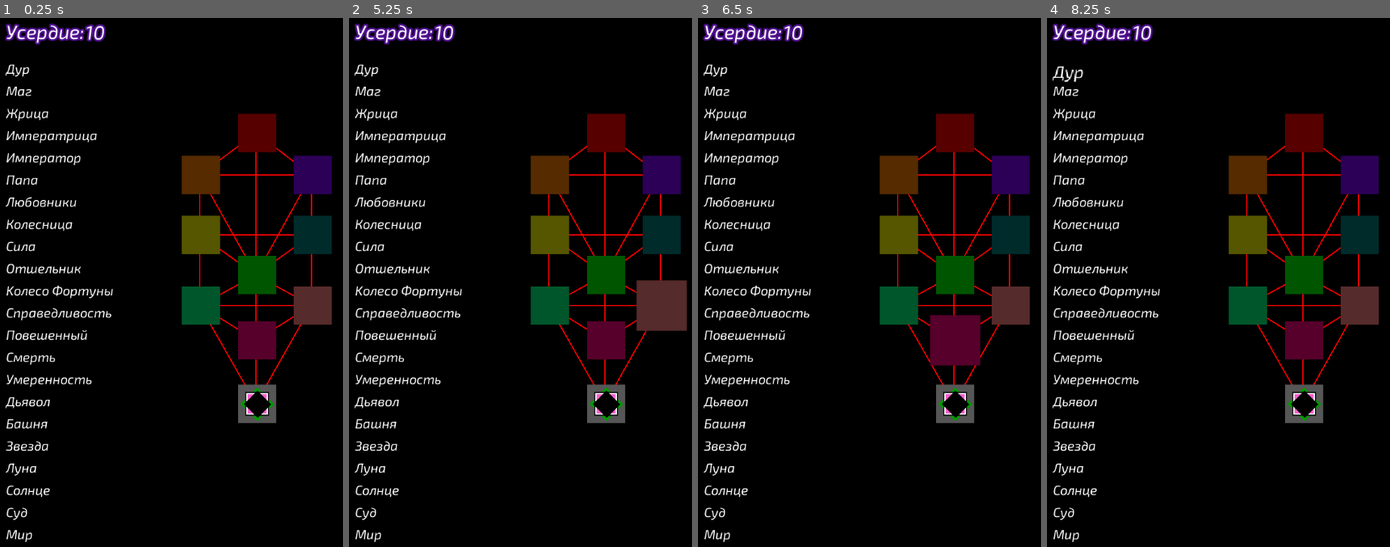
Above: before the commit, frames 1-4 (left to right).
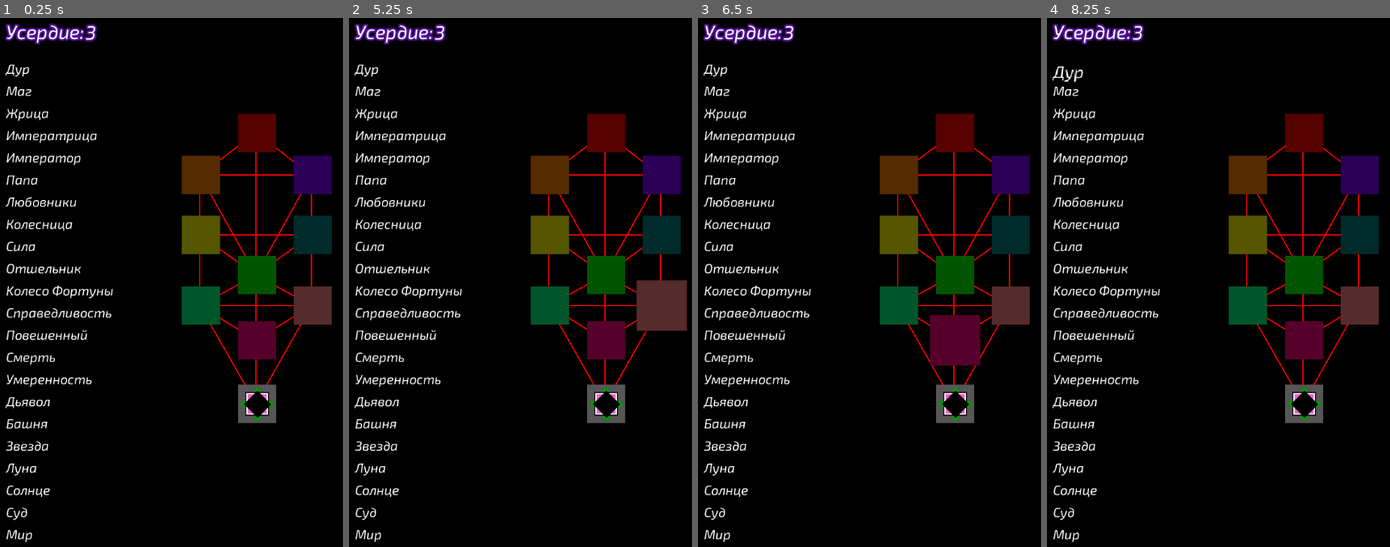
Above: after the commit, the same moments.

Repository: iliys/Sefitaro
Game: Godot game, scene res://Scenes/Main.tscn
Same seed, same stepped clock (60 frames per second), same inputs: the game is played once before the commit and once after it.
Inputs (mouse positions are in pixels of both pictures, inside the frame that each line leads up to):
- Up to frame 1 (0.25 s): no input
- Up to frame 2 (5.25 s): tap Enter at 0.5, 2, 3.5 s; move the mouse to (606, 134) at 0.52 s; click (606, 134) at 0.67 s; tap Space at 1.25, 2.75, 4.25 s; move the mouse to (661, 176) at 1.27 s; click (661, 176) at 1.42 s; move the mouse to (551, 176) at 2.02 s; click (551, 176) at 2.17 s; move the mouse to (661, 234) at 2.77 s; click (661, 234) at 2.92 s; move the mouse to (551, 234) at 3.52 s; click (551, 234) at 3.67 s; move the mouse to (606, 277) at 4.27 s; click (606, 277) at 4.42 s; move the mouse to (661, 303) at 5.02 s; click (661, 303) at 5.17 s
- Up to frame 3 (6.5 s): move the mouse to (955, 340) at 5.77 s; click (955, 340) at 5.92 s
- Up to frame 4 (8.25 s): move the mouse to (1249, 303) at 6.52 s; click (1249, 303) at 6.67 s; move the mouse to (1304, 404) at 7.27 s; click (1304, 404) at 7.42 s; move the mouse to (1112, 70) at 8.02 s; click (1112, 70) at 8.17 s

The runs differ from the first frame. In frame 1, 0.2% of the frame differs, in the area x 24-31%, y 1-5%; in frame 2, 0.2%; in frame 3, 0.2%; in frame 4, 0.2%.

Commit message:
17 cards somehow working

Diff:
--- a/Scenes/Main.tscn
+++ b/Scenes/Main.tscn
@@ -283,7 +283,7 @@
 margin_right = 150.0
 margin_bottom = 40.0
 custom_fonts/font = SubResource( 3 )
-text = "10"
+text = "3"
 
 [connection signal="mouse_entered" from="Sefirot/Daath" to="Sefirot/Daath" method="_on_Daath_mouse_entered"]
 [connection signal="mouse_exited" from="Sefirot/Daath" to="Sefirot/Daath" method="_on_Daath_mouse_exited"]
--- a/Scripts/Card.gd
+++ b/Scripts/Card.gd
@@ -3,6 +3,8 @@
 signal effect_Continue
 
 onready var Cards = get_parent()
+
+onready var Player = Player
 
 var _status: String
 var _previous_Status: String
@@ -13,7 +15,7 @@
 
 
 func _ready(): #подключает сигнал для обновления состояния карт
-	connect("effect_Continue", Cards, "effect_Continue")
+	connect("effect_Continue", Cards, "_effect_Continue")
 	set_Status("white")
 
 func _on_Card_mouse_entered(): #подсвечивает карту
@@ -77,7 +79,7 @@
 func collect(): #собирает карту
 	set_Status("green")
 	print(name + " collected")
-	if Cards.counter != 0:
+	if Cards.counter > 0:
 		emit_signal("effect_Continue")
 
 func collect_Selection(): #подсвечивает карту для получения
@@ -91,7 +93,7 @@
 	set_Status("white")
 	Cards.card_Temp = name
 	print(name + " discarded")
-	if Cards.counter != 0:
+	if Cards.counter > 0:
 		emit_signal("effect_Continue")
 
 func discard_Selection(): #подсвечивает карту для сброса
--- a/Scripts/Cards.gd
+++ b/Scripts/Cards.gd
@@ -33,45 +33,60 @@
 	cards[card_name].discard()
 	match card_name:
 		"The Fool":
-			pass
+			Sefirot.changePos("Malkhut", false, false)
+			_effect_Sefirah_Learn()
 		"The Magician":
-			pass
+			_effect_Card_Collect_Selection(card_name, 1)
 		"The High Priestess":
 			pass
 		"The Empress":
 			pass
 		"The Emperor":
-			pass
+			_effect_HP_Restore()
+			_effect_Sefirah_Learn()
+			_effect_Free_Move(1)
 		"The Hierophant":
 			pass
 		"The Lovers":
 			pass
 		"The Chariot":
-			pass
+			_effect_HP_Restore()
+			_effect_Free_Move(1)
+			yield(self, "next_Effect")
+			_effect_Sefirah_Learn()
 		"Strength":
-			pass
+			_effect_Sefirah_Learn()
+			_effect_HP_Restore()
 		"The Hermit":
 			pass
 		"Wheel of Fortune":
-			pass
+			_effect_Card_Collect(_get_Random(cards))
 		"Justice":
-			pass
+			_effect_Sefirah_Learn(Sefirot.sefirah_Current, Sefirot.sefirah_Learned[Sefirot.sefirah_Last])
 		"The Hanged Man":
-			pass
+			Sefirot.changePos(Sefirot.sefirah_Last, false, false)
 		"Death":
-			pass
+			_effect_HP_Restore(999)
+			Sefirot.changePos("Malkhut", false, false)
+			_effect_Card_Discard(cards.keys())
 		"Temperance":
-			pass
+			_effect_Card_Discard_Selection(card_name, 1)
+			yield(self, "next_Effect")
+			_effect_Sefirah_Learn()
 		"The Devil":
-			pass
+			_effect_HP_Restore(1)
+			Sefirot.changePos(_get_Random(Sefirot.CHANNELS), false, true)
+			_effect_Sefirah_Learn()
 		"The Tower":
-			pass
+			_effect_Card_Discard(cards.keys())
 		"The Star":
-			pass
+			_effect_HP_Restore(1)
+			_effect_Free_Move(1)
+			#yield(self, "next_Effect")
 		"The Moon":
-			pass
+			Sefirot.changePos(_get_Random(Sefirot.CHANNELS), false, false)
 		"The Sun":
-			pass
+			_effect_HP_Restore(999)
 		"Judgement":
 			_effect_Card_Discard_Selection(card_name, 1)
 			yield(self, "next_Effect")
@@ -79,17 +94,16 @@
 		"The World":
 			_effect_Sefirah_Learn()
 			_effect_HP_Restore()
+			Sefirot.changePos("Malkhut", false, false)
 
 #эффекты карт
 
-func effect_Continue():
-	for card_Index in cards:
-		cards[card_Index].deselect()
-	counter -= 1
+func _effect_Continue():
+	if counter > 0:
+		counter -= 1
+	emit_signal("iteration_Completed")
 	if counter == 0:
 		emit_signal("next_Effect")
-	emit_signal("iteration_Completed")
-
 
 
 
@@ -109,43 +123,66 @@
 
 
 
-func _effect_Card_Collect(card_Name: Array): #получает карты из переданного списка
-	for card in cards[card_Name]:
-		card.collect()
+func _effect_Card_Collect(cards_Name): #получает карты из переданного списка
+	if typeof(cards_Name) == TYPE_ARRAY:
+		for x in cards_Name:
+			cards[x].collect()
+	else: cards[cards_Name].collect()
 
 func _effect_Card_Collect_Selection(card_Name: String, amount: int): #подсвечивает карты для получения из переданного списка
+	if _list_Cards_Collected().size() > 21:
+		return
 	counter = amount
 	for x in range(amount):
 		cards[card_Name].set_Status("yellow")
-		cards[card_Temp].set_Status("gray")
 		for card_Index in cards:
 			cards[card_Index].collect_Selection()
 		yield(self, "iteration_Completed")
+	for card_Index in cards:
+		cards[card_Index].deselect()
 
 
 
-func _effect_Card_Discard(card_Name: Array): #сбрасывает карты из переданного списка
-	for card in cards[card_Name]:
-		card.discard()
+func _effect_Card_Discard(cards_Name): #сбрасывает карты из переданного списка
+	if typeof(cards_Name) == TYPE_ARRAY:
+		for x in cards_Name:
+			cards[x].discard()
+	else: cards[cards_Name].discard()
 
 func _effect_Card_Discard_Selection(card_Name: String, amount: int): #подсвечивает карты для сброса из переданного списка
+	if _list_Cards_Collected().size() < 1:
+		return
 	counter = amount
 	for x in range(amount):
 		cards[card_Name].set_Status("yellow")
 		for card_Index in cards:
 			cards[card_Index].discard_Selection()
 		yield(self, "iteration_Completed")
+	for card_Index in cards:
+		cards[card_Index].deselect()
 
+func _effect_Free_Move(amount):
+	counter = amount
+	Sefirot.free_Moves += amount
+	for c in cards:
+		cards[c].inactive()
+	for x in range(amount):
+		for z in Sefirot.Sefirah_Reference.values():
+			Sefirot.highlight(z)
+		yield(self, "iteration_Completed")
+	for z in Sefirot.Sefirah_Reference.values():
+		Sefirot.highlight(z, false)
+	for c in cards:
+		cards[c].deselect()
 
 func _get_Random(dictionary: Dictionary): #возвращает случайную карту из переданного словаря
 	randomize()
 	return dictionary.keys()[randi() % dictionary.size()]
 
 
-
 func _effect_HP_Restore(HP_Restored = 1): #изменяет здоровье на переданное значение
 		Player.health += HP_Restored
 
 
-func _effect_Sefirah_Learn(_sefirah = Sefirot.sefirahCurrent): #изучает переданную сефиру
-		Sefirot.sefirah_Learn(_sefirah)
+func _effect_Sefirah_Learn(_sefirah = Sefirot.sefirah_Current, amount = 1): #изучает переданную сефиру
+		Sefirot.sefirah_Learn(_sefirah, amount)
--- a/Scripts/Player.gd
+++ b/Scripts/Player.gd
@@ -2,8 +2,8 @@
 
 onready var HP_Score = $"../HUD/HP/HP_Score"
 
-var health = 10 setget _health_set, _health_get
-var health_max = 10
+var health = 3 setget _health_set, _health_get
+var health_max = 3
 
 func _health_set(new_value): #установка здоровья
 	health = new_value
--- a/Scripts/Sefirot.gd
+++ b/Scripts/Sefirot.gd
@@ -1,21 +1,105 @@
 extends Node2D
 
-onready var player = $"../Player"
+signal effect_Continue
+
+onready var Player = $"../Player"
 onready var playerPos = $Malkhut
 onready var Cards = $"../HUD/Cards"
 
-var sefirahCurrent = "Malkhut"
-var sefirahLast
+var sefirah_Current = "Malkhut"
+var sefirah_Last
 
 var mouseTarget
 var targetName
 
+var free_Moves = 0
+
 var Sefirah_Reference = {}
 
 var Sefirah_Position = {}
 
+
+func _ready():
+	connect("effect_Continue", Cards, "_effect_Continue")
+	_get_Sefirah_Position() #получает координаты сефир
+
+func _process(_delta):
+	update() #обновляет рисунок. Предполагаемая причина асинхронного ввода с мыши
+
+func _draw(): #функция для работы с рисунками
+	_draw_Channels()
+
+func _draw_Channels(): #рисует и обновляет линии
+	for channel in CARD_POS:
+		if Cards.cards[channel].is_Collected:
+			draw_line(Sefirah_Position[CARD_POS.get(channel)[0]],
+			Sefirah_Position[CARD_POS.get(channel)[1]], Color.green, 3)
+		else:
+			draw_line(Sefirah_Position[CARD_POS.get(channel)[0]],
+			Sefirah_Position[CARD_POS.get(channel)[1]], Color.red, 2)
+
+func on_Mouse_Target(target): #вызывается из сефир. Назначает целевую сефиру
+	if Cards.counter == 0:
+		targetName = target.get_name()
+		if CHANNELS.get(sefirah_Current).has(targetName):
+			mouseTarget = targetName
+			highlight(target)
+	if free_Moves > 0:
+		mouseTarget = target.get_name()
+
+
+func on_Mouse_Target_out(target): #вызывается из сефир. Удаляет значение целевой сефиры
+	if free_Moves > 0:
+		return
+	mouseTarget = null
+	highlight(target, false)
+
+func highlight(target, on = true): #подсвечивает целевую сефиру
+	if on:
+		target.scale = Vector2( 1.3, 1.3 )
+	else:
+		target.scale = Vector2.ONE
+
+func _input(event): #перемещение на целевую сефиру по нажатию мыши
+	if event is InputEventMouseButton && event.is_pressed():
+		if mouseTarget:
+			changePos(mouseTarget)
+			if free_Moves > 0:
+				free_Moves -= 1
+				emit_signal("effect_Continue")
+
+func changePos(pos, pick_Up_Cards = true, decrease_Health = true): #перемещение на целевую сефиру, вызывает подбор карты
+	sefirah_Last = sefirah_Current
+	sefirah_Current = pos
+	_playerMove(pos, decrease_Health)
+	if pick_Up_Cards:
+		_card_Get(sefirah_Last, sefirah_Current)
+
+func _card_Get(sefirah_Last, sefirah_Current): #добавляет полученную после перемещения карту в инвентарь
+	for card in CARD_POS:
+		if CARD_POS[card].has(sefirah_Last) && CARD_POS[card].has(sefirah_Current):
+			Cards.cards[card].collect()
+
+func _playerMove(pos, decrease_Health = true):  #перемещает игрока на целевую сефиру, отнимает усердие
+	Player.position = Sefirah_Position.get(pos)
+	playerPos = pos
+	if decrease_Health:
+		Player.health -= 1
+
+func _get_Sefirah_Position(): #получает координаты сефир
+	for sefirah in get_children():
+		var sefirah_Name = sefirah.get_name()
+		Sefirah_Reference[sefirah_Name] = sefirah
+		Sefirah_Position[sefirah_Name] = sefirah.global_position
+
+func sefirah_Learn(_sefirah, amount): #изучает переданную сефиру. Вызывается из Cards
+	if amount != 0:
+		sefirah_Learned[_sefirah] += amount
+		Sefirah_Reference[_sefirah].modulate = Color.white
+		print(_sefirah + " learned")
+
 var sefirah_Learned = {
-	"Daath": 0,
+	#"Daath": 0,
 	"Kether": 0,
 	"Hokmah": 0,
 	"Binah": 0,
@@ -29,7 +113,7 @@
 	}
 
 const CHANNELS = {
-	"Daath": [],
+	#"Daath": [],
 	"Kether": ["Hokmah", "Binah", "Tiferet"],
 	"Hokmah": ["Kether", "Binah", "Hesed", "Tiferet"],
 	"Binah": ["Kether", "Hokmah", "Gevurah", "Tiferet"],
@@ -116,70 +200,3 @@
 	"Judgement": "Cуд",
 	"The World": "Мир"
 	}
-
-func _ready():
-	get_Sefirah_Position() #получает координаты сефир
-
-func _process(_delta):
-	update() #обновляет рисунок. Предполагаемая причина асинхронного ввода с мыши
-
-func _draw(): #функция для работы с рисунками
-	_draw_Channels()
-
-func _draw_Channels(): #рисует и обновляет линии
-	for channel in CARD_POS:
-		if Cards.cards[channel].is_Collected:
-			draw_line(Sefirah_Position[CARD_POS.get(channel)[0]],
-			Sefirah_Position[CARD_POS.get(channel)[1]], Color.green, 3)
-		else:
-			draw_line(Sefirah_Position[CARD_POS.get(channel)[0]],
-			Sefirah_Position[CARD_POS.get(channel)[1]], Color.red, 2)
-
-func on_Mouse_Target(target): #вызывается из сефир. Назначает целевую сефиру
-	if Cards.counter == 0:
-		targetName = target.get_name()
-		if CHANNELS.get(sefirahCurrent).has(targetName):
-			mouseTarget = targetName
-			highlight(target)
-
-func on_Mouse_Target_out(target): #вызывается из сефир. Удаляет значение целевой сефиры
-	mouseTarget = null
-	highlight(target, false)
-
-func highlight(target, on = true): #подсвечивает целевую сефиру
-	if on:
-		target.scale = Vector2( 1.3, 1.3 )
-	else:
-		target.scale = Vector2.ONE
-
-func _input(event): #перемещение на целевую сефиру по нажатию мыши
-	if event is InputEventMouseButton && event.is_pressed():
-		if mouseTarget:
-			_changePos(mouseTarget)
-
-func _changePos(pos): #перемещение на целевую сефиру, вызывает подбор карты
-	sefirahLast = sefirahCurrent
-	sefirahCurrent = mouseTarget
-	_playerMove(pos)
-	_card_Get(sefirahLast, sefirahCurrent)
-
-func _card_Get(_sefirahLast, _sefirahCurrent): #добавляет полученную после перемещения карту в инвентарь
-	for card in CARD_POS:
-		if CARD_POS[card].has(sefirahLast) && CARD_POS[card].has(sefirahCurrent):
-			Cards.cards[card].collect()
-
-func _playerMove(pos):  #перемещает игрока на целевую сефиру, отнимает усердие
-	player.position = Sefirah_Position.get(pos)
-	playerPos = pos
-	player.health -= 1
-
-func get_Sefirah_Position(): #получает координаты сефир
-	for sefirah in get_children():
-		var sefirah_Name = sefirah.get_name()
-		Sefirah_Reference[sefirah_Name] = sefirah
-		Sefirah_Position[sefirah_Name] = sefirah.global_position
-
-func sefirah_Learn(_sefirah): #изучает переданную сефиру. Вызывается из Cards
-	sefirah_Learned[_sefirah] += 1
-	Sefirah_Reference[_sefirah].modulate = Color.white
-	print(_sefirah + " learned")
